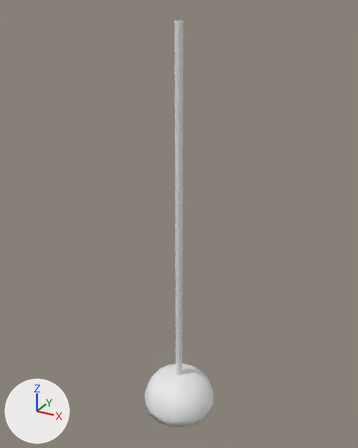
Renders of the Blender file Game 2/Assets/Blender Imports/IslandPendantLight(optimized and joined).blend from each side of a commit.
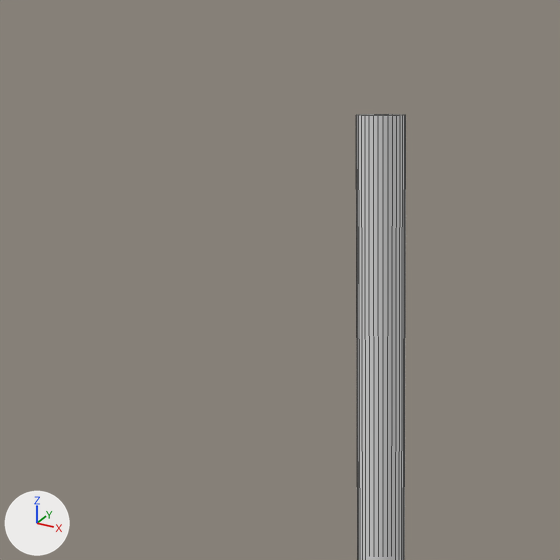
Old and new are each drawn whole from a camera (50 mm lens) standing at (1.627, -2.971, 3.267) and looking at (-0.033, 0.048, 1.757) and again close up on the part from 31% to 59% of the width and 0% to 22% of the height. The lights are fixed; the arrows at lower left show +X, +Y and +Z. The last two pictures show the newer version. The close-ups show mesh edges as thin lines.

In view in the first close-up: 'IslandPendantLight'.
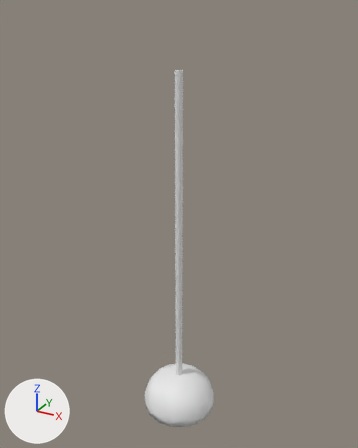
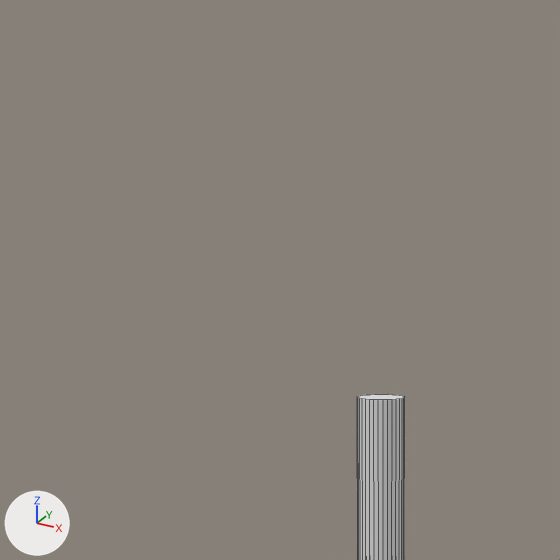
The edits, one by one:
me_sphere is used by ob_islandpendantlight; location (-0.005, 0.0, 0.128); scale (0.304, 0.304, 0.268).
me_sphere had 294 vertices, 375 faces and spanned x -1.0..1.0, y -1.0..1.0, z -0.2..11.38.
me_sphere now has 294 vertices, 375 faces and spans x -1.0..1.0, y -1.0..1.0, z -0.2..10.26.
me_sphere part 1: all 32 vertices in x -0.08..0.1, y -0.12..0.07, z 11.38 are moved by (0.0, 0.0, -1.12).

Changed parts and their boxes (x1, y1, x2, y2) in the close-ups (560 x 560 px):
'IslandPendantLight', reshaped
    before: (356, 114, 406, 560)
    after: (357, 394, 405, 560)
